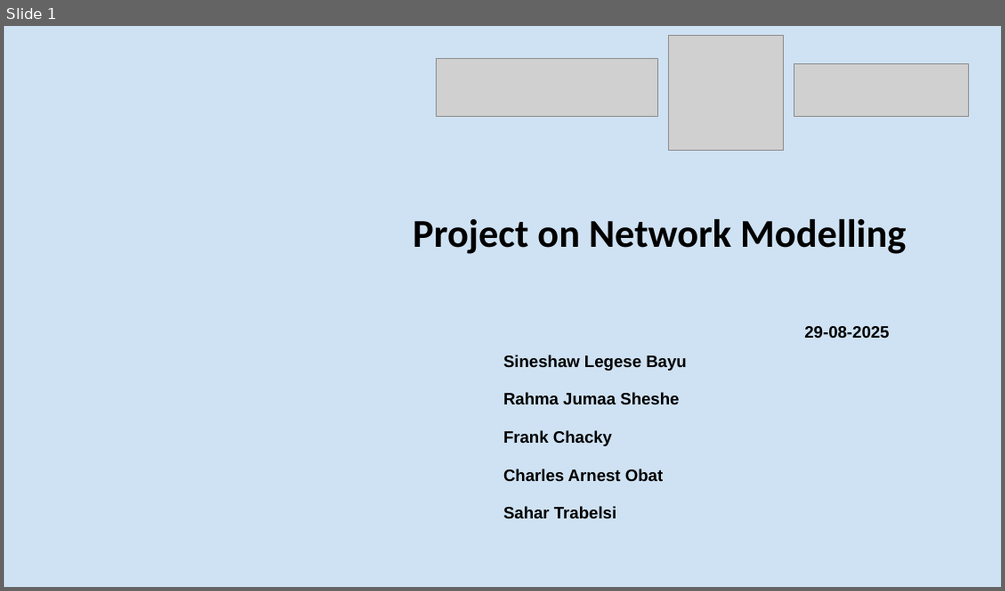
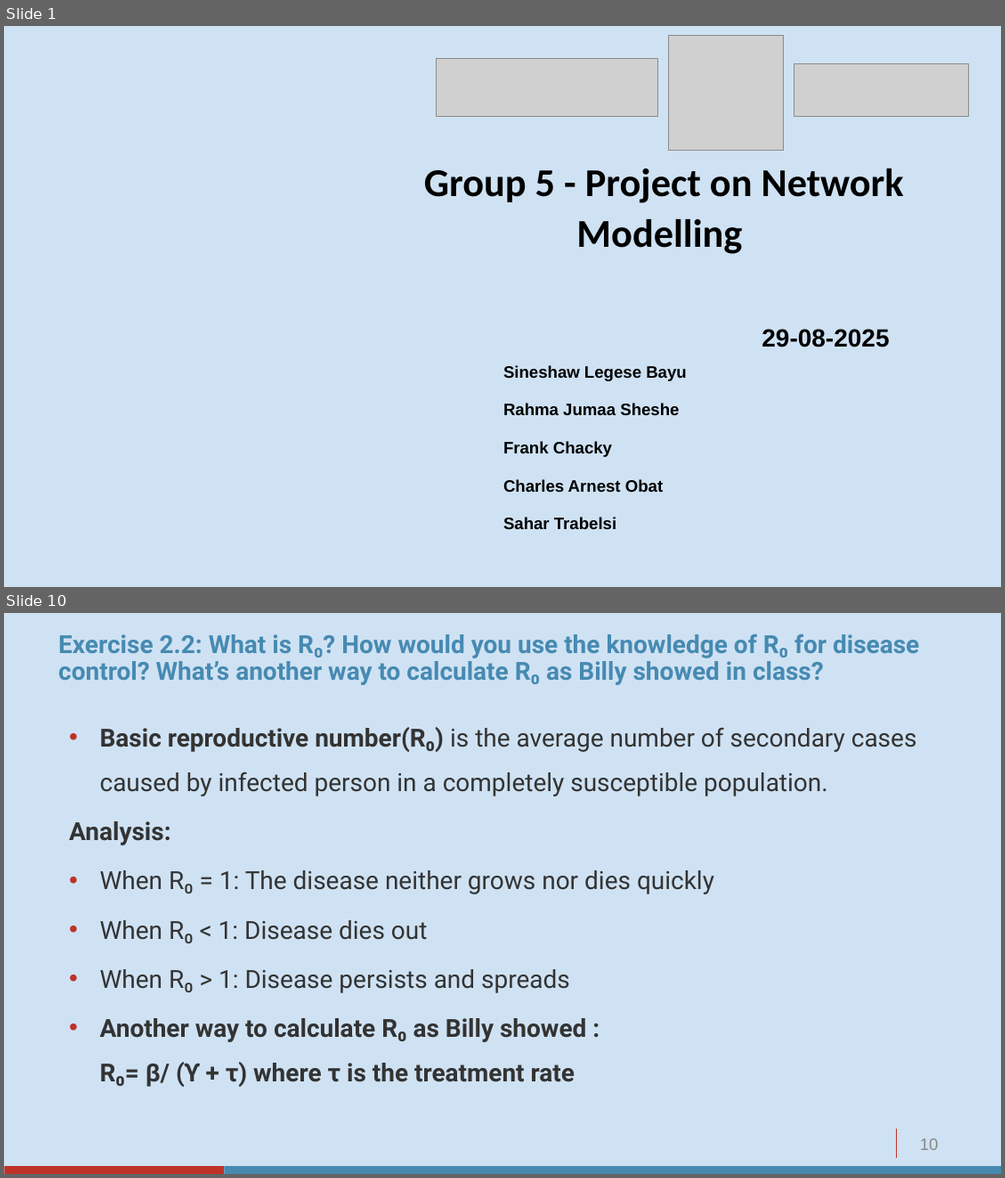
Before and after one commit to sineshawl/Malaria_Training_Network_Modelling, a slide deck: Mathematical Modelling Project - Group 5.pptx. Shown one above the other, each under a label of ours: slide 1 before the commit, slides 1 and 10 after it; the slides between them are not shown. The pictures are 1005x591 and 1005x1178 pixels, drawn with LibreOffice and Linux fonts; fonts in the diff are those of the drawing; grey boxes stand for pictures. Boxes give left, top, right and bottom in pixels: in the first picture for what was removed or moved away, otherwise in the second. Text is boxed around its words. In the diff, an @@ line names an element or a change of style, - is before the commit and + after.

```diff
--- a/Mathematical Modelling Project - Group 5.pptx
+++ b/Mathematical Modelling Project - Group 5.pptx
@@ slide 10 added at (x1=4, y1=613, x2=1001, y2=1174), background #CFE2F3 @@
@@ title added at (x1=58, y1=634, x2=919, y2=685), 24 pt, text #468AB2, bold @@
+Exercise 2.2: What is R₀? How would you use the knowledge of R₀ for disease control? What’s another way to calculate R₀ as Billy showed in class?
@@ text added at (x1=69, y1=727, x2=917, y2=1086), 24 pt, text #333333 @@
+• Basic reproductive number(R₀) is the average number of secondary cases caused by infected person in a completely susceptible population.
+Analysis:
+• When R₀ = 1: The disease neither grows nor dies quickly
+• When R₀ < 1: Disease dies out
+• When R₀ > 1: Disease persists and spreads
+• Another way to calculate R₀ as Billy showed :
+  R₀= β/ (ϒ + τ) where τ is the treatment rate
@@ line added from (896, 1129) to (896, 1158), #BF3227 0.75 pt @@
@@ page number added at (x1=920, y1=1138, x2=938, y2=1150), 16 pt, text #888888 @@
+10
@@ rectangle added at (x1=4, y1=1166, x2=224, y2=1174), fill #BF3227 @@
@@ rectangle added at (x1=224, y1=1166, x2=1001, y2=1174), fill #468AB2 @@
@@ slide 1 changed as well @@
@@ text at (x1=424, y1=168, x2=904, y2=254): text changed @@
-Project on Network Modelling
+Group 5 - Project on Network Modelling
@@ text at (x1=761, y1=329, x2=889, y2=347): size 16 to 24 pt in "29-08-2025" @@
```
Also in this commit, not shown: 2 other slides changed, 13 other slides added, 5 slides removed, 7 other files.
